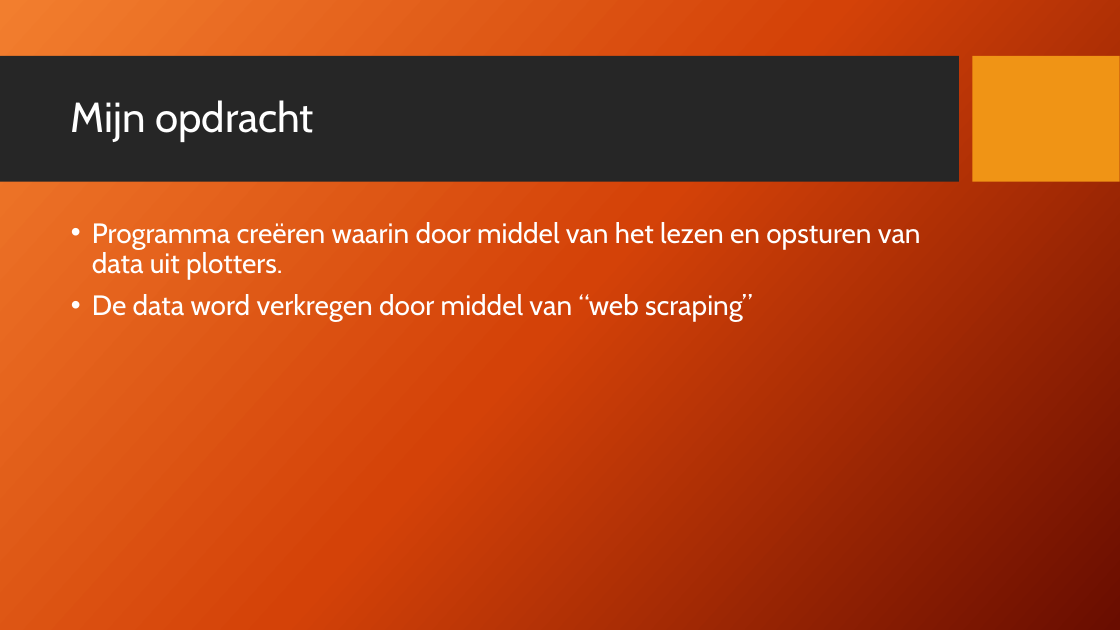
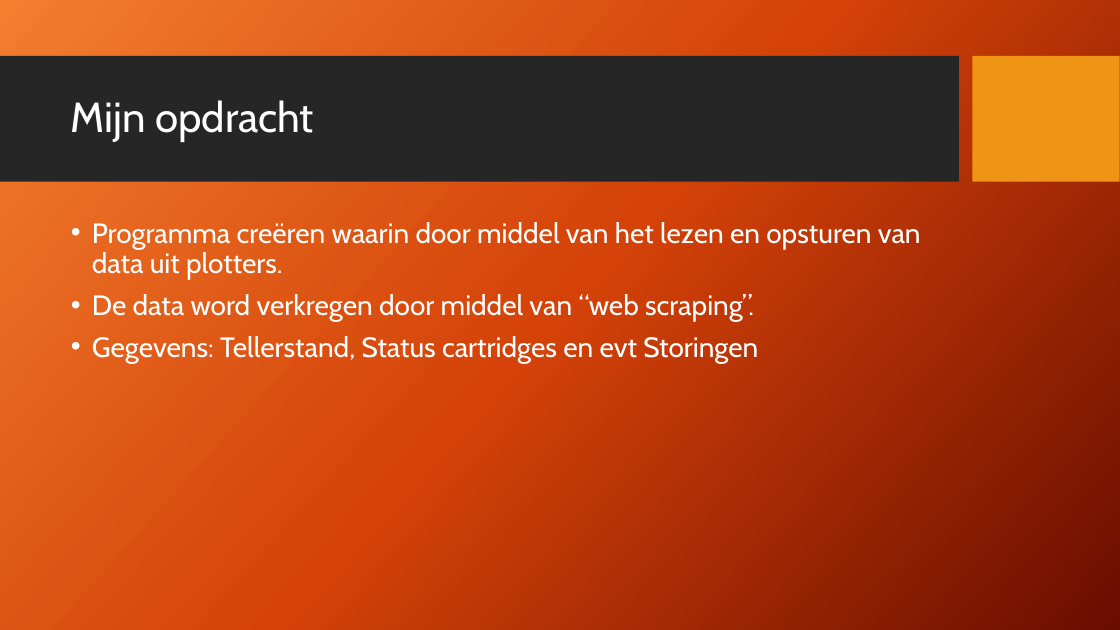
Before and after one commit to Kurtsuside1/Plotter-Data, a slide deck: slide 4 of PVB opdracht.pptx. Drawn at 1120x630 pixels with LibreOffice and Linux fonts; fonts in the diff are those of the drawing; background and template pictures are left out. Boxes give left, top, right and bottom in pixels: in the first picture for what was removed or moved away, otherwise in the second. Text is boxed around its words. In the diff, an @@ line names an element or a change of style, - is before the commit and + after.

```diff
--- a/PVB opdracht.pptx
+++ b/PVB opdracht.pptx
@@ text at (x1=92, y1=294, x2=758, y2=363): text changed @@
-• De data word verkregen door middel van “web scraping”
+• De data word verkregen door middel van “web scraping”.
+• Gegevens: Tellerstand, Status cartridges en evt Storingen
```
Also in this commit, not shown: 2 other slides changed, 9 slides added, 2 other files.
